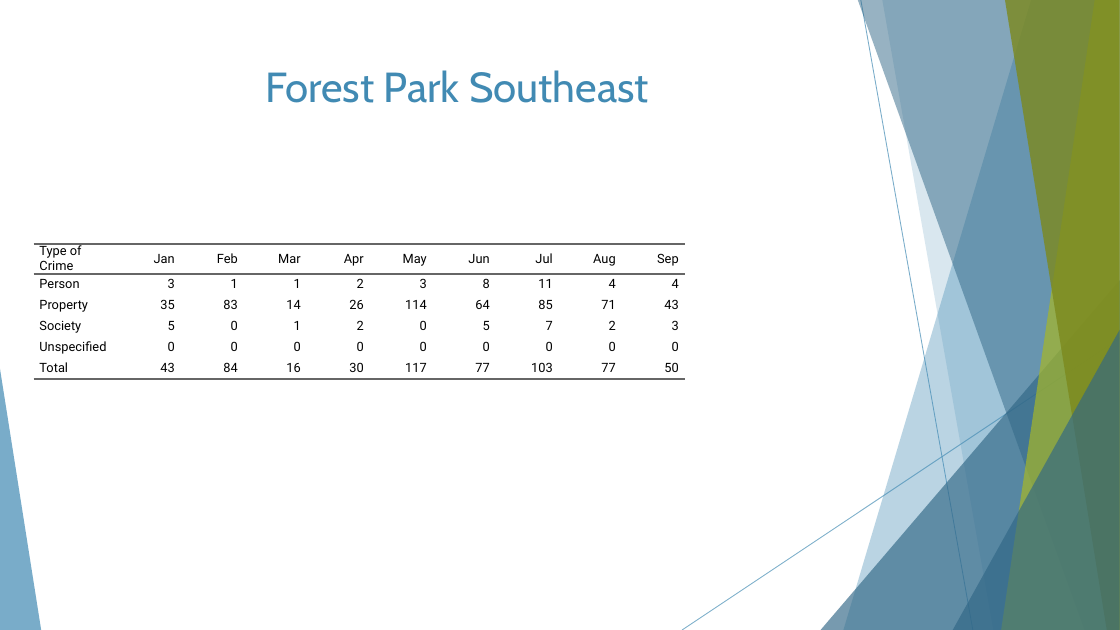
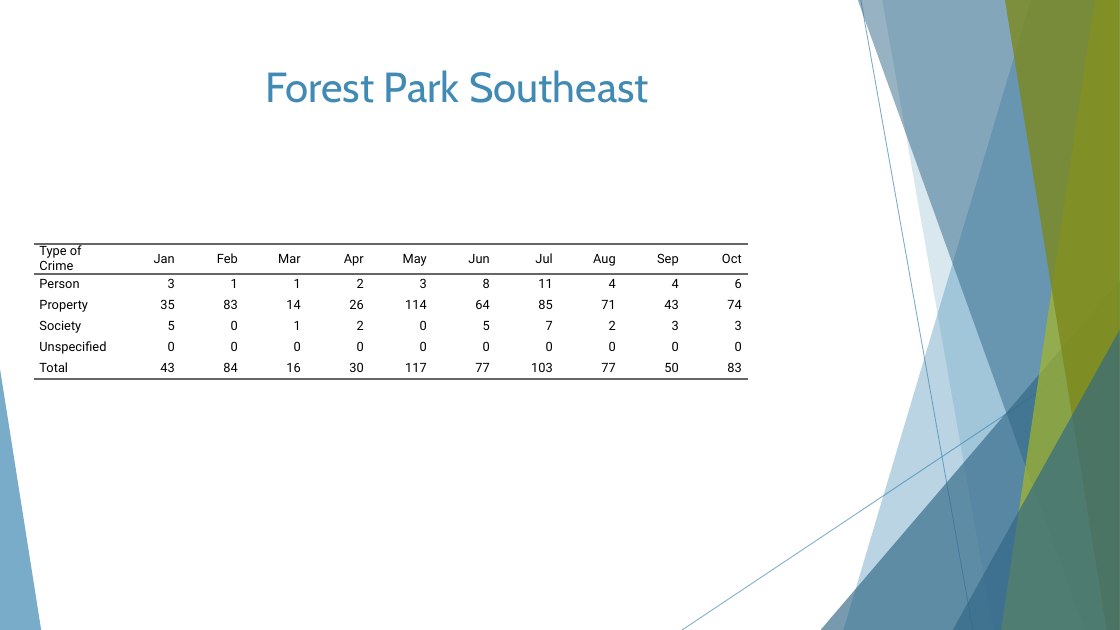
Before and after one commit to wumcrc/monthly-crime-reports, a slide deck: slide 8 of NIBRS/results/presentations/2021/October/fpse-bot-cwe-mc-October2021.pptx (slide 26 before the commit). Drawn at 1120x630 pixels with LibreOffice and Linux fonts; fonts in the diff are those of the drawing. Boxes give left, top, right and bottom in pixels: in the first picture for what was removed or moved away, otherwise in the second. Text is boxed around its words. In the diff, an @@ line names an element or a change of style, - is before the commit and + after.

```diff
--- a/NIBRS/results/presentations/2021/October/fpse-bot-cwe-mc-October2021.pptx
+++ b/NIBRS/results/presentations/2021/October/fpse-bot-cwe-mc-October2021.pptx
@@ table at (34, 244, 748, 496) @@
+column 11: Oct | 6 | 74 | 3 | 0 | 83
@@ table: place and size @@
-table at (34, 244, 685, 496)
+table at (34, 244, 748, 496)
```
Also in this commit, not shown: 3 other slides changed, 1 slide added, 4 other files.
